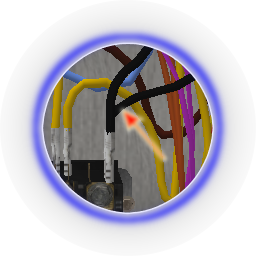
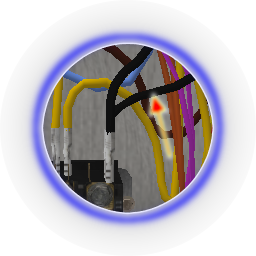
Layers edited between the first and the second 256px x 256px image:
painted on "Pasted Layer #2" over [117, 89, 177, 165]
